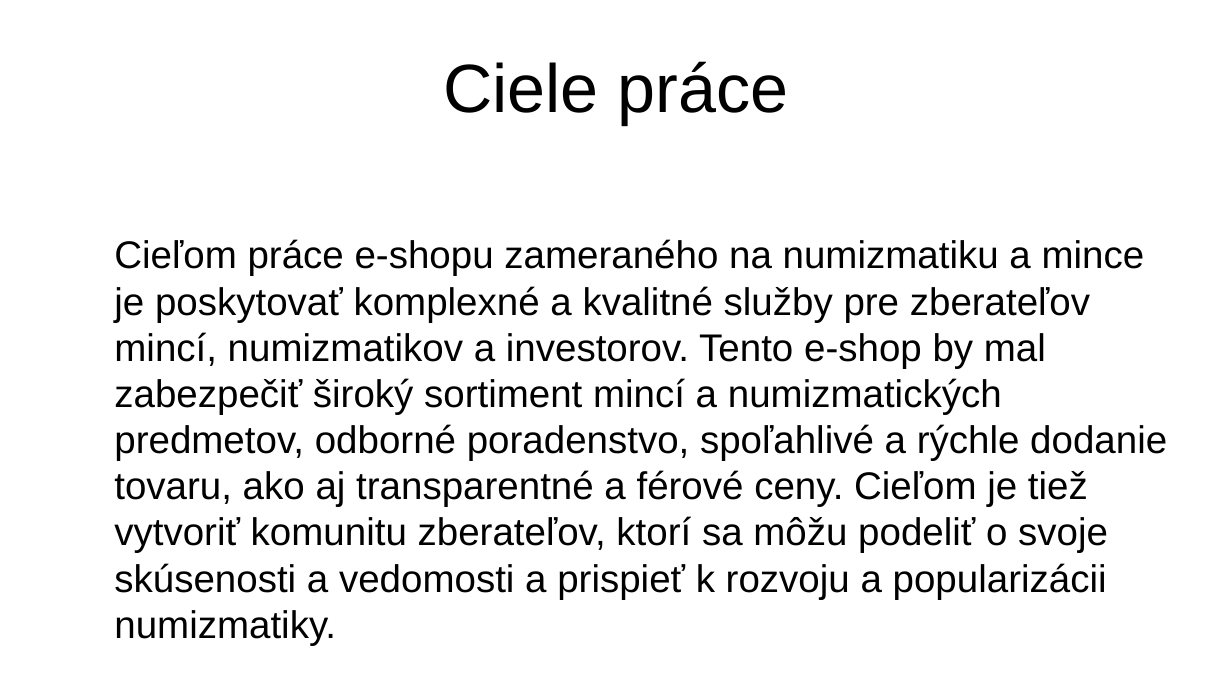
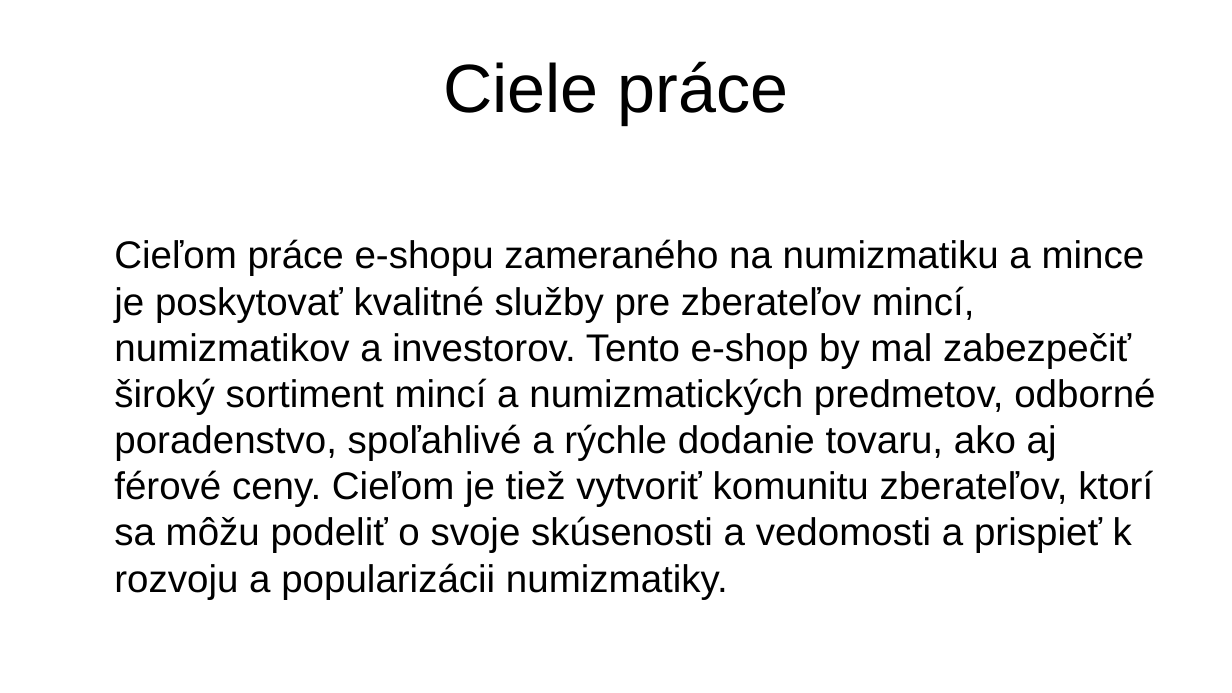
Before and after one commit to bigws1111/shopify-theme, a slide deck: slide 3 of numizmafilaprezentacia.odp. Drawn at 1232x693 pixels with LibreOffice and Linux fonts; fonts in the diff are those of the drawing. Boxes give left, top, right and bottom in pixels: in the first picture for what was removed or moved away, otherwise in the second. Text is boxed around its words. In the diff, an @@ line names an element or a change of style, - is before the commit and + after.

```diff
--- a/numizmafilaprezentacia.odp
+++ b/numizmafilaprezentacia.odp
@@ text at (114, 239, 1155, 553): text changed @@
-Cieľom práce e-shopu zameraného na numizmatiku a mince je poskytovať komplexné a kvalitné služby pre zberateľov mincí, numizmatikov a investorov. Tento e-shop by mal zabezpečiť široký sortiment mincí a numizmatických predmetov, odborné poradenstvo, spoľahlivé a rýchle dodanie tovaru, ako aj transparentné a férové ceny. Cieľom je tiež vytvoriť komunitu zberateľov, ktorí sa môžu podeliť o svoje skúsenosti a vedomosti a prispieť k rozvoju a popularizácii numizmatiky.
+Cieľom práce e-shopu zameraného na numizmatiku a mince je poskytovať kvalitné služby pre zberateľov mincí, numizmatikov a investorov. Tento e-shop by mal zabezpečiť široký sortiment mincí a numizmatických predmetov, odborné poradenstvo, spoľahlivé a rýchle dodanie tovaru, ako aj férové ceny. Cieľom je tiež vytvoriť komunitu zberateľov, ktorí sa môžu podeliť o svoje skúsenosti a vedomosti a prispieť k rozvoju a popularizácii numizmatiky.
```
Also in this commit, not shown: 4 other slides changed, 4 slides added, 2 slides removed.
